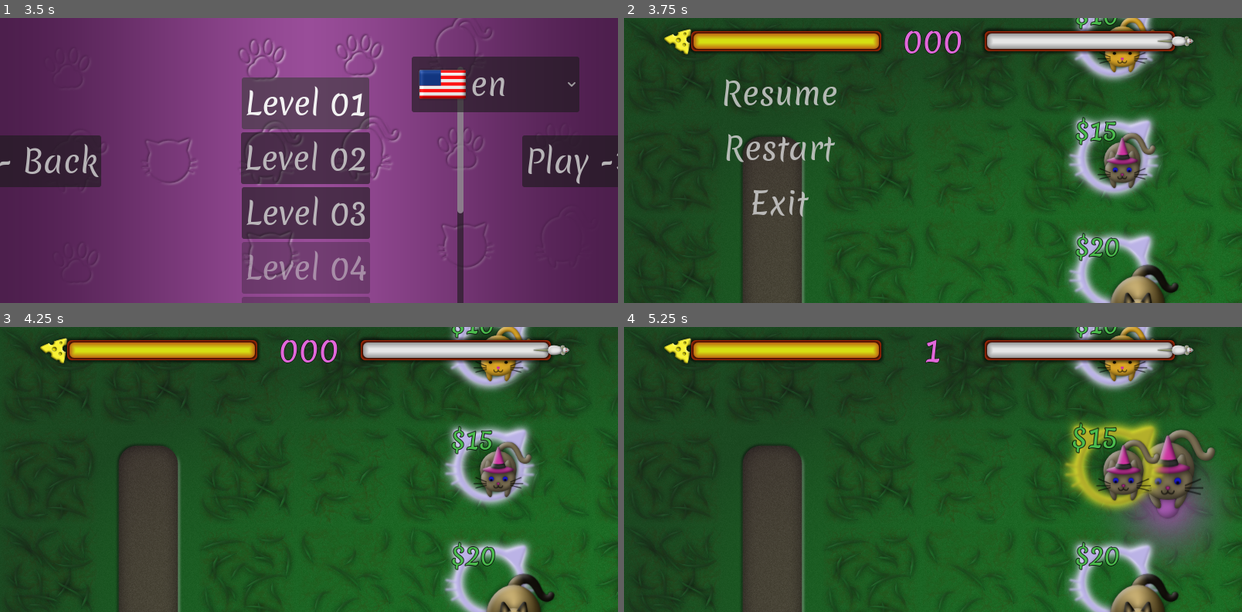
Above: before the commit, frames 1-4 (two rows, left to right).
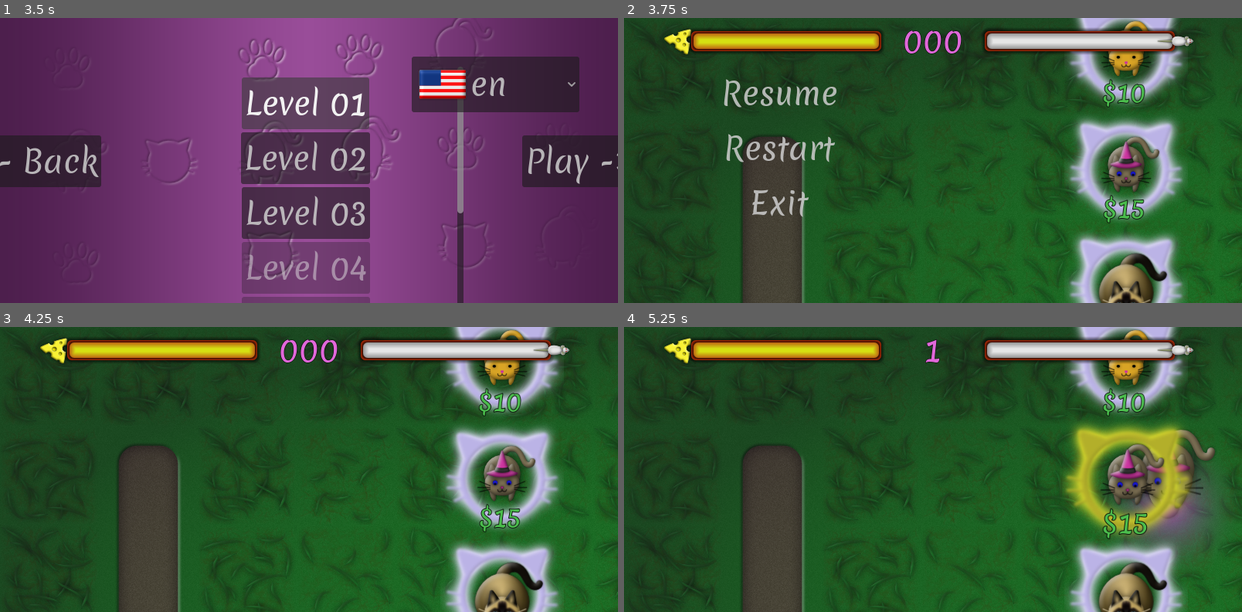
Above: after the commit, the same moments.

Repository: vibrunazo/godot-cats
Game: Godot game, scene res://scenes/maps/MainScene.tscn
The game is run twice, just before and just after one commit, with the same random seed, the same clock (stepped at 60 frames per second) and the same inputs. Sound files missing from this copy of the repository are replaced by a short silence.
Inputs:
- Up to frame 1 (3.5 s): click "en" at 0.5 s; click "Play" at 1.25 s; click "Level 01" at 2 s; click "Level 01" at 2.75 s
- Up to frame 2 (3.75 s): click "Play ->" at 3.5 s
- Up to frame 3 (4.25 s): no input
- Up to frame 4 (5.25 s): click "$10" at 4.25 s; click "$15" at 5 s

Frame 1 is identical in both runs. In frame 2, 12% of the frame differs, in the area x 71-91%, y 0-100%; in frame 3, 12%; in frame 4, 12%, in the area x 71-92%, y 0-100%.

Commit message:
fix tower button centralization

Diff:
--- a/scenes/UI/CircleButton.tscn
+++ b/scenes/UI/CircleButton.tscn
@@ -194,7 +194,8 @@
 pivot_offset = Vector2( 64, 64 )
 theme = ExtResource( 2 )
 texture_normal = ExtResource( 1 )
-expand_icon = true
+ignore_texture_size = true
+stretch_mode = 0
 script = ExtResource( 3 )
 
 [node name="CenterContainer" type="MarginContainer" parent="."]
@@ -232,8 +233,8 @@
 theme_type_variation = "money"
 theme_override_colors/font_color = Color( 0.294118, 0.741176, 0.301961, 1 )
 text = "$10"
-align = 1
-valign = 2
+horizontal_alignment = 1
+vertical_alignment = 2
 
 [node name="Tooltip" parent="." instance=ExtResource( 5 )]
 unique_name_in_owner = true
--- a/scenes/maps/Map.tscn
+++ b/scenes/maps/Map.tscn
@@ -1053,22 +1053,10 @@
 action_mode = 0
 confirm = false
 
-[node name="CenterContainer" parent="UI/HUD/ActionBar/M1/Cat1" index="0"]
-layout_mode = 0
-
 [node name="TextureRect" parent="UI/HUD/ActionBar/M1/Cat1/CenterContainer" index="0"]
 custom_minimum_size = Vector2(90, 90)
 layout_mode = 2
 texture = ExtResource("10")
-
-[node name="Label" parent="UI/HUD/ActionBar/M1/Cat1" index="1"]
-layout_mode = 0
-theme_type_variation = &"money"
-horizontal_alignment = 1
-vertical_alignment = 2
-
-[node name="Tooltip" parent="UI/HUD/ActionBar/M1/Cat1" index="2"]
-layout_mode = 0
 
 [node name="AnimationPlayer" parent="UI/HUD/ActionBar/M1/Cat1" index="3"]
 libraries/ = SubResource("AnimationLibrary_4ibd5")
@@ -1084,23 +1072,13 @@
 action_mode = 0
 confirm = false
 
-[node name="CenterContainer" parent="UI/HUD/ActionBar/M2/Cat2" index="0"]
-layout_mode = 0
-
 [node name="TextureRect" parent="UI/HUD/ActionBar/M2/Cat2/CenterContainer" index="0"]
 custom_minimum_size = Vector2(90, 90)
 layout_mode = 2
 texture = ExtResource("2")
 
 [node name="Label" parent="UI/HUD/ActionBar/M2/Cat2" index="1"]
-layout_mode = 0
-theme_type_variation = &"money"
 text = "$15"
-horizontal_alignment = 1
-vertical_alignment = 2
-
-[node name="Tooltip" parent="UI/HUD/ActionBar/M2/Cat2" index="2"]
-layout_mode = 0
 
 [node name="AnimationPlayer" parent="UI/HUD/ActionBar/M2/Cat2" index="3"]
 libraries/ = SubResource("AnimationLibrary_itnue")
@@ -1116,23 +1094,13 @@
 action_mode = 0
 confirm = false
 
-[node name="CenterContainer" parent="UI/HUD/ActionBar/M3/Cat3" index="0"]
-layout_mode = 0
-
 [node name="TextureRect" parent="UI/HUD/ActionBar/M3/Cat3/CenterContainer" index="0"]
 custom_minimum_size = Vector2(130, 130)
 layout_mode = 2
 texture = ExtResource("20")
 
 [node name="Label" parent="UI/HUD/ActionBar/M3/Cat3" index="1"]
-layout_mode = 0
-theme_type_variation = &"money"
 text = "$20"
-horizontal_alignment = 1
-vertical_alignment = 2
-
-[node name="Tooltip" parent="UI/HUD/ActionBar/M3/Cat3" index="2"]
-layout_mode = 0
 
 [node name="AnimationPlayer" parent="UI/HUD/ActionBar/M3/Cat3" index="3"]
 libraries/ = SubResource("AnimationLibrary_g01a7")
Binary file changed: captures/new/combat.png
Binary file changed: captures/new/level1.png
Binary file changed: captures/new/level1_diff.png
Binary file changed: captures/new/level1_side_by_side.png
Not shown, changed: AGENTS.md
